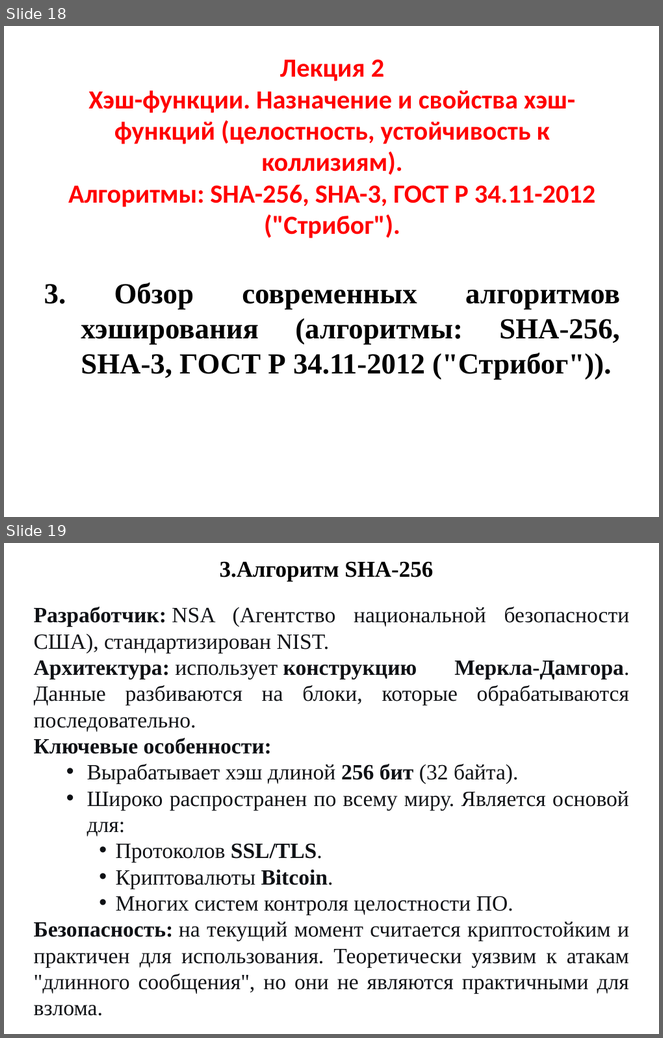
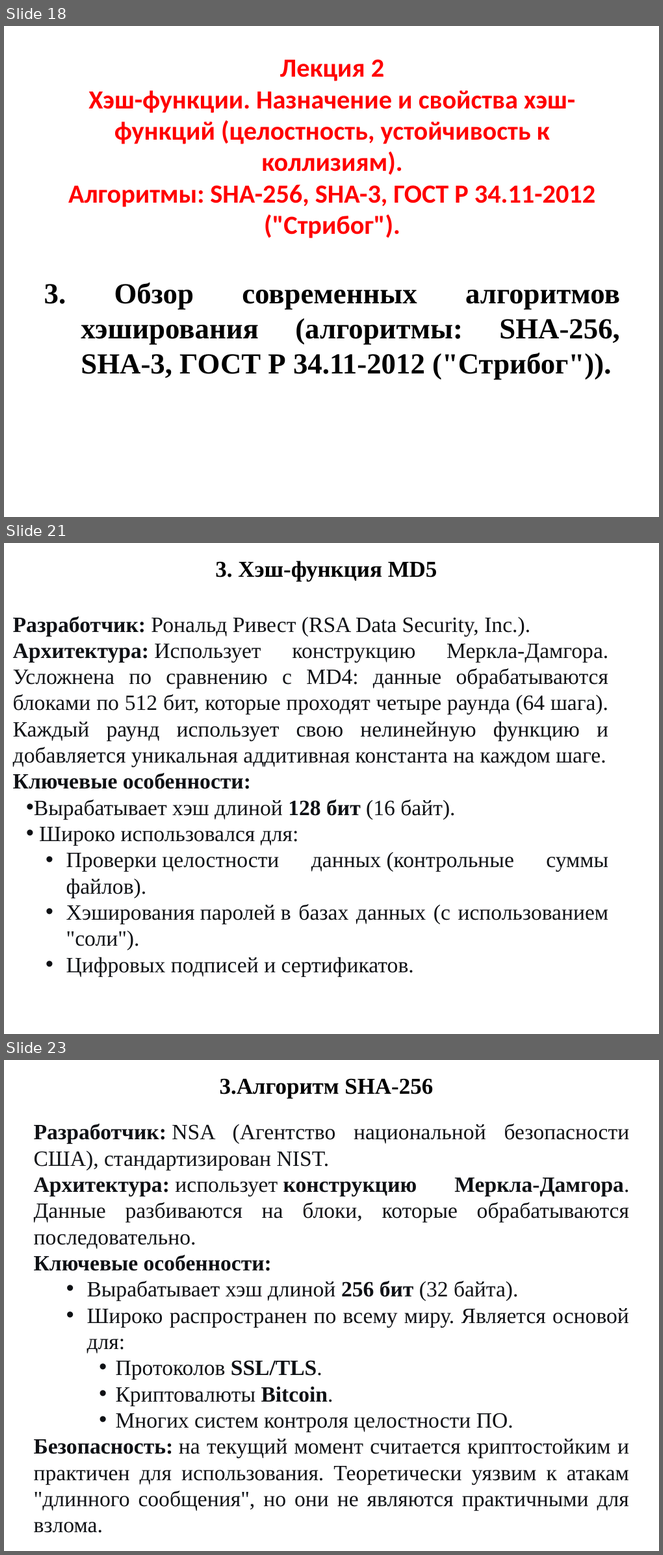
Before and after one commit to dimentoor/university_course, a slide deck: Part_2/Лекция 2.pptx. Shown one above the other, each under a label of ours: slides 18 and 19 before the commit, slides 18, 21 and 23 after it; the slides between them are not shown. The pictures are 663x1038 and 663x1555 pixels, drawn with LibreOffice and Linux fonts; fonts in the diff are those of the drawing. Boxes give left, top, right and bottom in pixels: in the first picture for what was removed or moved away, otherwise in the second. Text is boxed around its words. In the diff, an @@ line names an element or a change of style, - is before the commit and + after.

```diff
--- a/Part_2/Лекция 2.pptx
+++ b/Part_2/Лекция 2.pptx
@@ slide 21 added at <box>4,543,659,1034</box>, background #FFFFFF @@
@@ text added at <box>215,561,438,582</box>, 25 pt, text #000000, bold @@
+3. Хэш-функция MD5
@@ text added at <box>13,616,609,977</box>, 24 pt, text #0F1115 @@
+Разработчик: Рональд Ривест (RSA Data Security, Inc.).
+Архитектура: Использует конструкцию Меркла-Дамгора. Усложнена по сравнению с MD4: данные обрабатываются блоками по 512 бит, которые проходят четыре раунда (64 шага). Каждый раунд использует свою нелинейную функцию и добавляется уникальная аддитивная константа на каждом шаге.
+Ключевые особенности:
+• Вырабатывает хэш длиной 128 бит (16 байт).
+• Широко использовался для:
+  • Проверки целостности данных (контрольные суммы файлов).
+  • Хэширования паролей в базах данных (с использованием "соли").
+  • Цифровых подписей и сертификатов.
@@ what was slide 19 is now slide 23 @@
```
Also in this commit, not shown: 2 slides changed, 3 other slides added.
